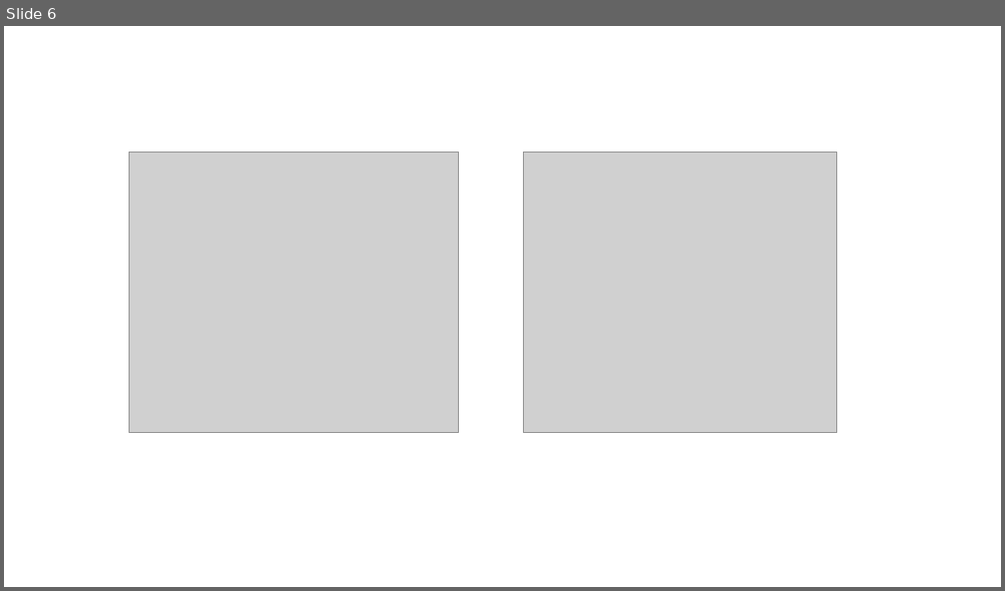
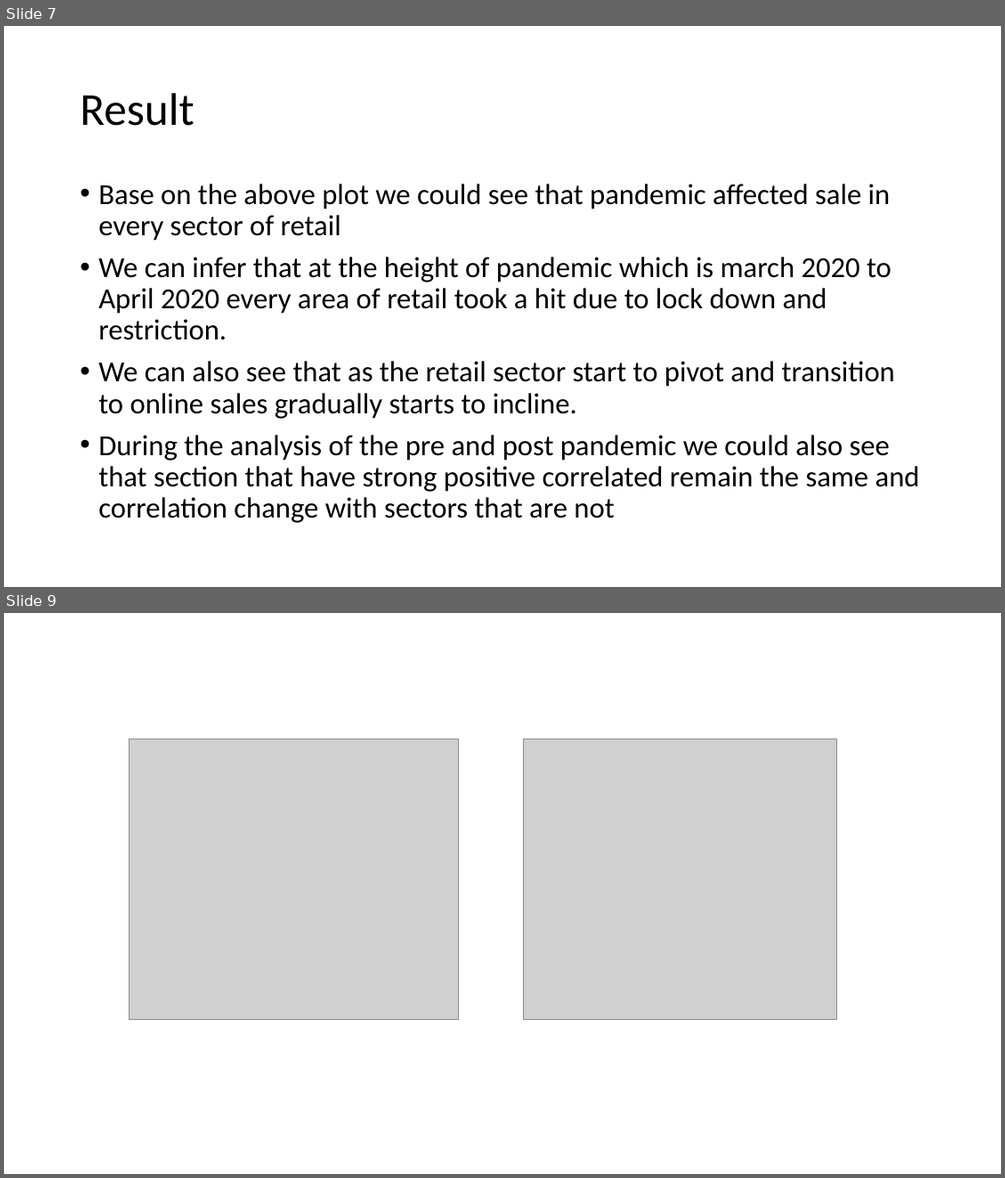
Before and after one commit to Billieo/pandemic_pandas, a slide deck: reports/Presentation power point.pptx. Shown one above the other, each under a label of ours: slide 6 before the commit, slides 7 and 9 after it; the slides between them are not shown. The pictures are 1005x591 and 1005x1178 pixels, drawn with LibreOffice and Linux fonts; fonts in the diff are those of the drawing; grey boxes stand for pictures. Boxes give left, top, right and bottom in pixels: in the first picture for what was removed or moved away, otherwise in the second. Text is boxed around its words. In the diff, an @@ line names an element or a change of style, - is before the commit and + after.

```diff
--- a/reports/Presentation power point.pptx
+++ b/reports/Presentation power point.pptx
@@ slide 7 added at <box>4,26,1001,587</box>, background #FFFFFF @@
@@ title added at <box>80,93,194,126</box>, 44 pt, text #000000 @@
+Result
@@ text added at <box>98,184,920,523</box>, 28 pt, text #000000 @@
+• Base on the above plot we could see that pandemic affected sale in every sector of retail
+• We can infer that at the height of pandemic which is march 2020 to April 2020 every area of retail took a hit due to lock down and restriction.
+• We can also see that as the retail sector start to pivot and transition to online sales gradually starts to incline.
+• During the analysis of the pre and post pandemic we could also see that section that have strong positive correlated remain the same and correlation change with sectors that are not
@@ what was slide 6 is now slide 9 @@
```
Also in this commit, not shown: 1 slide changed, 4 other slides added, 2 slides removed, 1 other file.
